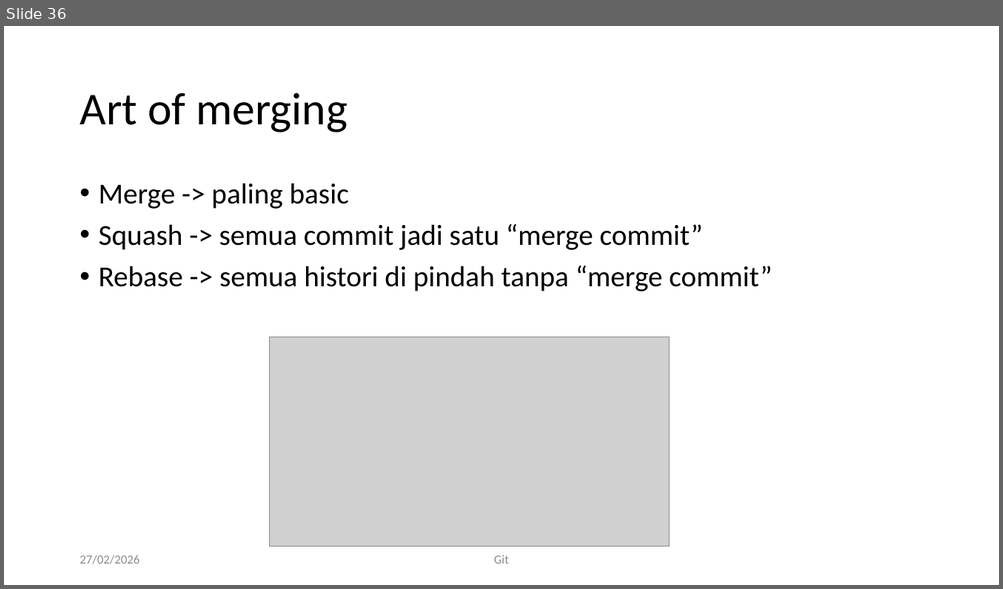
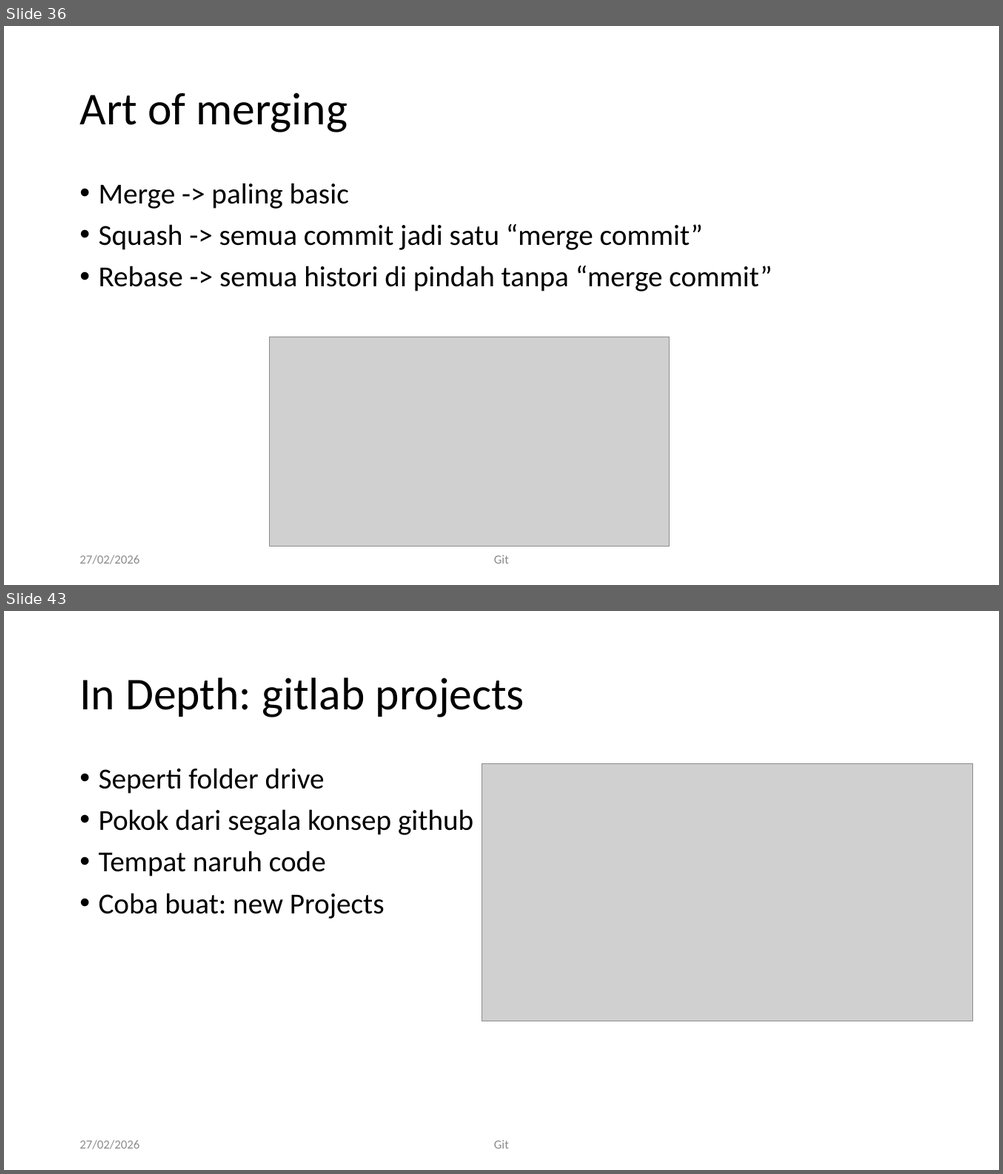
Before and after one commit to RayWP/training-uajy, a slide deck: Part 1 Git/Git-art of source control.pptx. Shown one above the other, each under a label of ours: slide 36 before the commit, slides 36 and 43 after it; the slides between them are not shown. The pictures are 1003x589 and 1003x1174 pixels, drawn with LibreOffice and Linux fonts; fonts in the diff are those of the drawing; grey boxes stand for pictures; background and template pictures are left out. Boxes give left, top, right and bottom in pixels: in the first picture for what was removed or moved away, otherwise in the second. Text is boxed around its words. In the diff, an @@ line names an element or a change of style, - is before the commit and + after.

Commit message:
add part 1 gitlab

```diff
--- a/Part 1 Git/Git-art of source control.pptx
+++ b/Part 1 Git/Git-art of source control.pptx
@@ slide 43 added at [4,611,999,1170], background #FFFFFF @@
@@ title added at [79,678,524,718], 44 pt, text #000000 @@
+In Depth: gitlab projects
@@ picture added at [482,764,973,1022] @@
@@ text added at [99,768,473,919], 28 pt, text #000000 @@
+• Seperti folder drive
+• Pokok dari segala konsep github
+• Tempat naruh code
+• Coba buat: new Projects
@@ text added at [79,1140,139,1150], 12 pt, text #8C8C8C @@
+27/02/2026
@@ text added at [494,1140,509,1149], 12 pt, text #8C8C8C @@
+Git
```
Also in this commit, not shown: 14 other slides added, 5 other files.
